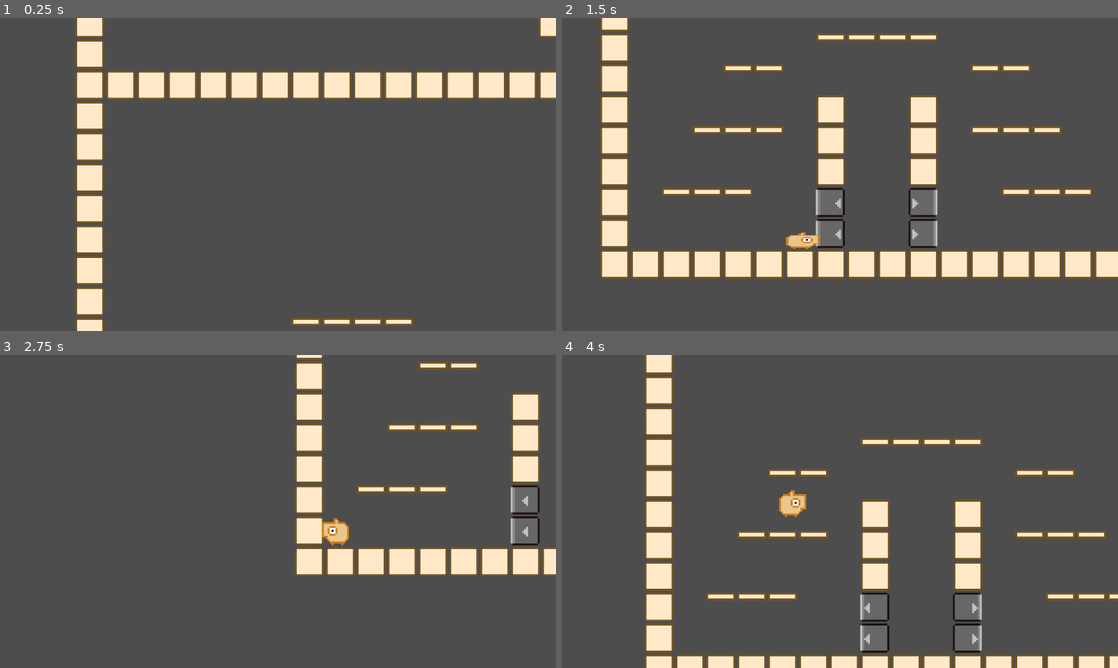
Above: before the commit, frames 1-4 (two rows, left to right).
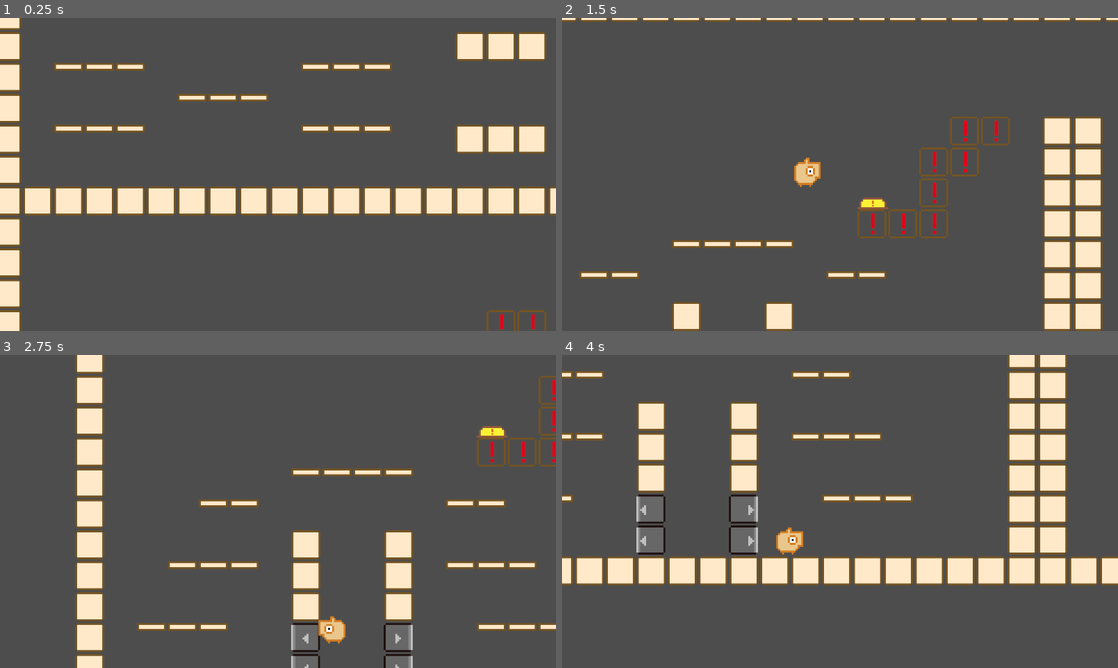
Above: after the commit, the same moments.

Repository: syun77/gd_inovania2
Game: Godot game, scene res://Main.tscn
The game is run twice, just before and just after one commit, with the same random seed, the same clock (stepped at 60 frames per second) and the same inputs.
Inputs (mouse positions are in pixels of both pictures, inside the frame that each line leads up to):
- Up to frame 1 (0.25 s): no input
- Up to frame 2 (1.5 s): move the mouse to (962, 158) at 0.52 s; hold Space (action) 0.53-1.28 s; hold Right (ui_right) from 0.53 s (still down); tap Up (ui_up) at 0.77 s; move the mouse to (728, 190) at 1.27 s; tap Space (action) at 1.35 s
- Up to frame 3 (2.75 s): tap Up (ui_up) at 1.52 s; move the mouse to (333, 442) at 2.02 s; release Right (ui_right) at 2.03 s; hold Left (ui_left) from 2.03 s (still down); hold Space (action) from 2.03 s (still down); tap Shift (special) at 2.1 s
- Up to frame 4 (4 s): move the mouse to (812, 574) at 2.77 s; release Left (ui_left) at 2.78 s; release Space (action) at 2.78 s; hold Right (ui_right) from 2.78 s (still down); tap Space (action) at 2.85 s; tap Up (ui_up) at 3.02, 3.77 s; move the mouse to (1006, 558) at 3.52 s; hold Space (action) from 3.53 s (still down)

The runs differ from the first frame. In frame 1, 28% of the frame differs, in the area x 0-100%, y 0-100%; in frame 2, 28%; in frame 3, 21%; in frame 4, 31%.

Commit message:
びっくりブロックを実装中

Diff:
--- a/gd_inovania2/Main.tscn
+++ b/gd_inovania2/Main.tscn
@@ -15,13 +15,13 @@
 tile_set = ExtResource("1_siuqx")
 format = 2
 layer_0/name = "BackGround"
-layer_0/tile_data = PackedInt32Array(0, 65536, 0, 1, 65536,  …(13403 unchanged characters)… , 1769486, 262144, 0, 1769487, 262144, 0)
+layer_0/tile_data = PackedInt32Array(0, 65536, 0, 1, 65536,  …(13403 unchanged characters)… , 1769486, 262144, 0, 1769487, 262144, 0, 1376269, 0, 4, 1310733, 983040, 0, 1376270, 0, 4, 1376271, 0, 4, 1310735, 0, 4, 1245199, 0, 4, 1245200, 0, 4, 1179664, 0, 4, 1179665, 0, 4, 1835027, 65536, 0, 1769491, 65536, 0, 1703955, 65536, 0, 1638419, 65536, 0, 1572883, 65536, 0, 1507347, 65536, 0, 1441811, 65536, 0, 1376275, 65536, 0, 1310739, 65536, 0, 1310740, 65536, 0, 1376276, 65536, 0, 1441812, 65536, 0, 1507348, 65536, 0, 1572884, 65536, 0, 1638420, 65536, 0, 1703956, 65536, 0, 1769492, 65536, 0, 1835028, 65536, 0, 1179667, 65536, 0, 1245203, 65536, 0, 1179668, 65536, 0, 1245204, 65536, 0)
 
 [node name="MainLayer" type="CanvasLayer" parent="."]
 follow_viewport_enabled = true
 
 [node name="Player" parent="MainLayer" instance=ExtResource("2_cqxvx")]
-position = Vector2(288, 1848)
+position = Vector2(608, 1400)
 
 [node name="ParticleLayer" type="CanvasLayer" parent="."]
 follow_viewport_enabled = true
--- a/gd_inovania2/assets/tiles/tile_set.tres
+++ b/gd_inovania2/assets/tiles/tile_set.tres
@@ -118,240 +118,7 @@
 0:4/0/physics_layer_2/angular_velocity = 0.0
 0:4/0/physics_layer_3/linear_velocity = Vector2(0, 0)
 0:4/0/physics_layer_3/angular_velocity = 0.0
-1:4/0 = 0
-1:4/0/physics_layer_0/linear_velocity = Vector2(0, 0)
-1:4/0/physics_layer_0/angular_velocity = 0.0
-1:4/0/physics_layer_1/linear_velocity = Vector2(0, 0)
-1:4/0/physics_layer_1/angular_velocity = 0.0
-1:4/0/physics_layer_2/linear_velocity = Vector2(0, 0)
-1:4/0/physics_layer_2/angular_velocity = 0.0
-1:4/0/physics_layer_3/linear_velocity = Vector2(0, 0)
-1:4/0/physics_layer_3/angular_velocity = 0.0
-2:4/0 = 0
-2:4/0/physics_layer_0/linear_velocity = Vector2(0, 0)
-2:4/0/physics_layer_0/angular_velocity = 0.0
-2:4/0/physics_layer_1/linear_velocity = Vector2(0, 0)
-2:4/0/physics_layer_1/angular_velocity = 0.0
-2:4/0/physics_layer_2/linear_velocity = Vector2(0, 0)
-2:4/0/physics_layer_2/angular_velocity = 0.0
-2:4/0/physics_layer_3/linear_velocity = Vector2(0, 0)
-2:4/0/physics_layer_3/angular_velocity = 0.0
-3:4/0 = 0
-3:4/0/physics_layer_0/linear_velocity = Vector2(0, 0)
-3:4/0/physics_layer_0/angular_velocity = 0.0
-3:4/0/physics_layer_1/linear_velocity = Vector2(0, 0)
-3:4/0/physics_layer_1/angular_velocity = 0.0
-3:4/0/physics_layer_2/linear_velocity = Vector2(0, 0)
-3:4/0/physics_layer_2/angular_velocity = 0.0
-3:4/0/physics_layer_3/linear_velocity = Vector2(0, 0)
-3:4/0/physics_layer_3/angular_velocity = 0.0
-4:4/0 = 0
-4:4/0/physics_layer_0/linear_velocity = Vector2(0, 0)
-4:4/0/physics_layer_0/angular_velocity = 0.0
-4:4/0/physics_layer_1/linear_velocity = Vector2(0, 0)
-4:4/0/physics_layer_1/angular_velocity = 0.0
-4:4/0/physics_layer_2/linear_velocity = Vector2(0, 0)
-4:4/0/physics_layer_2/angular_velocity = 0.0
-4:4/0/physics_layer_3/linear_velocity = Vector2(0, 0)
-4:4/0/physics_layer_3/angular_velocity = 0.0
-5:4/0 = 0
-5:4/0/physics_layer_0/linear_velocity = Vector2(0, 0)
-5:4/0/physics_layer_0/angular_velocity = 0.0
-5:4/0/physics_layer_1/linear_velocity = Vector2(0, 0)
-5:4/0/physics_layer_1/angular_velocity = 0.0
-5:4/0/physics_layer_2/linear_velocity = Vector2(0, 0)
-5:4/0/physics_layer_2/angular_velocity = 0.0
-5:4/0/physics_layer_3/linear_velocity = Vector2(0, 0)
-5:4/0/physics_layer_3/angular_velocity = 0.0
-6:4/0 = 0
-6:4/0/physics_layer_0/linear_velocity = Vector2(0, 0)
-6:4/0/physics_layer_0/angular_velocity = 0.0
-6:4/0/physics_layer_1/linear_velocity = Vector2(0, 0)
-6:4/0/physics_layer_1/angular_velocity = 0.0
-6:4/0/physics_layer_2/linear_velocity = Vector2(0, 0)
-6:4/0/physics_layer_2/angular_velocity = 0.0
-6:4/0/physics_layer_3/linear_velocity = Vector2(0, 0)
-6:4/0/physics_layer_3/angular_velocity = 0.0
-7:4/0 = 0
-7:4/0/physics_layer_0/linear_velocity = Vector2(0, 0)
-7:4/0/physics_layer_0/angular_velocity = 0.0
-7:4/0/physics_layer_1/linear_velocity = Vector2(0, 0)
-7:4/0/physics_layer_1/angular_velocity = 0.0
-7:4/0/physics_layer_2/linear_velocity = Vector2(0, 0)
-7:4/0/physics_layer_2/angular_velocity = 0.0
-7:4/0/physics_layer_3/linear_velocity = Vector2(0, 0)
-7:4/0/physics_layer_3/angular_velocity = 0.0
-8:4/0 = 0
-8:4/0/physics_layer_0/linear_velocity = Vector2(0, 0)
-8:4/0/physics_layer_0/angular_velocity = 0.0
-8:4/0/physics_layer_1/linear_velocity = Vector2(0, 0)
-8:4/0/physics_layer_1/angular_velocity = 0.0
-8:4/0/physics_layer_2/linear_velocity = Vector2(0, 0)
-8:4/0/physics_layer_2/angular_velocity = 0.0
-8:4/0/physics_layer_3/linear_velocity = Vector2(0, 0)
-8:4/0/physics_layer_3/angular_velocity = 0.0
-9:4/0 = 0
-9:4/0/physics_layer_0/linear_velocity = Vector2(0, 0)
-9:4/0/physics_layer_0/angular_velocity = 0.0
-9:4/0/physics_layer_1/linear_velocity = Vector2(0, 0)
-9:4/0/physics_layer_1/angular_velocity = 0.0
-9:4/0/physics_layer_2/linear_velocity = Vector2(0, 0)
-9:4/0/physics_layer_2/angular_velocity = 0.0
-9:4/0/physics_layer_3/linear_velocity = Vector2(0, 0)
-9:4/0/physics_layer_3/angular_velocity = 0.0
-10:4/0 = 0
-10:4/0/physics_layer_0/linear_velocity = Vector2(0, 0)
-10:4/0/physics_layer_0/angular_velocity = 0.0
-10:4/0/physics_layer_1/linear_velocity = Vector2(0, 0)
-10:4/0/physics_layer_1/angular_velocity = 0.0
-10:4/0/physics_layer_2/linear_velocity = Vector2(0, 0)
-10:4/0/physics_layer_2/angular_velocity = 0.0
-10:4/0/physics_layer_3/linear_velocity = Vector2(0, 0)
-10:4/0/physics_layer_3/angular_velocity = 0.0
-11:4/0 = 0
-11:4/0/physics_layer_0/linear_velocity = Vector2(0, 0)
-11:4/0/physics_layer_0/angular_velocity = 0.0
-11:4/0/physics_layer_1/linear_velocity = Vector2(0, 0)
-11:4/0/physics_layer_1/angular_velocity = 0.0
-11:4/0/physics_layer_2/linear_velocity = Vector2(0, 0)
-11:4/0/physics_layer_2/angular_velocity = 0.0
-11:4/0/physics_layer_3/linear_velocity = Vector2(0, 0)
-11:4/0/physics_layer_3/angular_velocity = 0.0
-12:4/0 = 0
-12:4/0/physics_layer_0/linear_velocity = Vector2(0, 0)
-12:4/0/physics_layer_0/angular_velocity = 0.0
-12:4/0/physics_layer_1/linear_velocity = Vector2(0, 0)
-12:4/0/physics_layer_1/angular_velocity = 0.0
-12:4/0/physics_layer_2/linear_velocity = Vector2(0, 0)
-12:4/0/physics_layer_2/angular_velocity = 0.0
-12:4/0/physics_layer_3/linear_velocity = Vector2(0, 0)
-12:4/0/physics_layer_3/angular_velocity = 0.0
-13:4/0 = 0
-13:4/0/physics_layer_0/linear_velocity = Vector2(0, 0)
-13:4/0/physics_layer_0/angular_velocity = 0.0
-13:4/0/physics_layer_1/linear_velocity = Vector2(0, 0)
-13:4/0/physics_layer_1/angular_velocity = 0.0
-13:4/0/physics_layer_2/linear_velocity = Vector2(0, 0)
-13:4/0/physics_layer_2/angular_velocity = 0.0
-13:4/0/physics_layer_3/linear_velocity = Vector2(0, 0)
-13:4/0/physics_layer_3/angular_velocity = 0.0
-14:4/0 = 0
-14:4/0/physics_layer_0/linear_velocity = Vector2(0, 0)
-14:4/0/physics_layer_0/angular_velocity = 0.0
-14:4/0/physics_layer_1/linear_velocity = Vector2(0, 0)
-14:4/0/physics_layer_1/angular_velocity = 0.0
-14:4/0/physics_layer_2/linear_velocity = Vector2(0, 0)
-14:4/0/physics_layer_2/angular_velocity = 0.0
-14:4/0/physics_layer_3/linear_velocity = Vector2(0, 0)
-14:4/0/physics_layer_3/angular_velocity = 0.0
-15:4/0 = 0
-15:4/0/physics_layer_0/linear_velocity = Vector2(0, 0)
-15:4/0/physics_layer_0/angular_velocity = 0.0
-15:4/0/physics_layer_1/linear_velocity = Vector2(0, 0)
-15:4/0/physics_layer_1/angular_velocity = 0.0
-15:4/0/physics_layer_2/linear_velocity = Vector2(0, 0)
-15:4/0/physics_layer_2/angular_velocity = 0.0
-15:4/0/physics_layer_3/linear_velocity = Vector2(0, 0)
-15:4/0/physics_layer_3/angular_velocity = 0.0
-0:5/0 = 0
-0:5/0/physics_layer_0/linear_velocity = Vector2(0, 0)
-0:5/0/physics_layer_0/angular_velocity = 0.0
-0:5/0/physics_layer_1/linear_velocity = Vector2(0, 0)
-0:5/0/physics_layer_1/angular_velocity = 0.0
-0:5/0/physics_layer_2/linear_velocity = Vector2(0, 0)
-0:5/0/physics_layer_2/angular_velocity = 0.0
-0:5/0/physics_layer_3/linear_velocity = Vector2(0, 0)
-0:5/0/physics_layer_3/angular_velocity = 0.0
-1:5/0 = 0
-1:5/0/physics_layer_0/linear_velocity = Vector2(0, 0)
-1:5/0/physics_layer_0/angular_velocity = 0.0
-1:5/0/physics_layer_1/linear_velocity = Vector2(0, 0)
-1:5/0/physics_layer_1/angular_velocity = 0.0
-1:5/0/physics_layer_2/linear_velocity = Vector2(0, 0)
-1:5/0/physics_layer_2/angular_velocity = 0.0
-1:5/0/physics_layer_3/linear_velocity = Vector2(0, 0)
-1:5/0/physics_layer_3/angular_velocity = 0.0
-2:5/0 = 0
-2:5/0/physics_layer_0/linear_velocity = Vector2(0, 0)
-2:5/0/physics_layer_0/angular_velocity = 0.0
-2:5/0/physics_layer_1/linear_velocity = Vector2(0, 0)
-2:5/0/physics_layer_1/angular_velocity = 0.0
-2:5/0/physics_layer_2/linear_velocity = Vector2(0, 0)
-2:5/0/physics_layer_2/angular_velocity = 0.0
-2:5/0/physics_layer_3/linear_velocity = Vector2(0, 0)
-2:5/0/physics_layer_3/angular_velocity = 0.0
-3:5/0 = 0
-3:5/0/physics_layer_0/linear_velocity = Vector2(0, 0)
-3:5/0/physics_layer_0/angular_velocity = 0.0
-3:5/0/physics_layer_1/linear_velocity = Vector2(0, 0)
-3:5/0/physics_layer_1/angular_velocity = 0.0
-3:5/0/physics_layer_2/linear_velocity = Vector2(0, 0)
-3:5/0/physics_layer_2/angular_velocity = 0.0
-3:5/0/physics_layer_3/linear_velocity = Vector2(0, 0)
-3:5/0/physics_layer_3/angular_velocity = 0.0
-4:5/0 = 0
-4:5/0/physics_layer_0/linear_velocity = Vector2(0, 0)
-4:5/0/physics_layer_0/angular_velocity = 0.0
-4:5/0/physics_layer_1/linear_velocity = Vector2(0, 0)
-4:5/0/physics_layer_1/angular_velocity = 0.0
-4:5/0/physics_layer_2/linear_velocity = Vector2(0, 0)
-4:5/0/physics_layer_2/angular_velocity = 0.0
-4:5/0/physics_layer_3/linear_velocity = Vector2(0, 0)
-4:5/0/physics_layer_3/angular_velocity = 0.0
-5:5/0 = 0
-5:5/0/physics_layer_0/linear_velocity = Vector2(0, 0)
-5:5/0/physics_layer_0/angular_velocity = 0.0
-5:5/0/physics_layer_1/linear_velocity = Vector2(0, 0)
-5:5/0/physics_layer_1/angular_velocity = 0.0
-5:5/0/physics_layer_2/linear_velocity = Vector2(0, 0)
-5:5/0/physics_layer_2/angular_velocity = 0.0
-5:5/0/physics_layer_3/linear_velocity = Vector2(0, 0)
-5:5/0/physics_layer_3/angular_velocity = 0.0
-6:5/0 = 0
-6:5/0/physics_layer_0/linear_velocity = Vector2(0, 0)
-6:5/0/physics_layer_0/angular_velocity = 0.0
-6:5/0/physics_layer_1/linear_velocity = Vector2(0, 0)
-6:5/0/physics_layer_1/angular_velocity = 0.0
-6:5/0/physics_layer_2/linear_velocity = Vector2(0, 0)
-6:5/0/physics_layer_2/angular_velocity = 0.0
-6:5/0/physics_layer_3/linear_velocity = Vector2(0, 0)
-6:5/0/physics_layer_3/angular_velocity = 0.0
-0:6/0 = 0
-0:6/0/physics_layer_0/linear_velocity = Vector2(0, 0)
-0:6/0/physics_layer_0/angular_velocity = 0.0
-0:6/0/physics_layer_1/linear_velocity = Vector2(0, 0)
-0:6/0/physics_layer_1/angular_velocity = 0.0
-0:6/0/physics_layer_2/linear_velocity = Vector2(0, 0)
-0:6/0/physics_layer_2/angular_velocity = 0.0
-0:6/0/physics_layer_3/linear_velocity = Vector2(0, 0)
-0:6/0/physics_layer_3/angular_velocity = 0.0
-1:6/0 = 0
-1:6/0/physics_layer_0/linear_velocity = Vector2(0, 0)
-1:6/0/physics_layer_0/angular_velocity = 0.0
-1:6/0/physics_layer_1/linear_velocity = Vector2(0, 0)
-1:6/0/physics_layer_1/angular_velocity = 0.0
-1:6/0/physics_layer_2/linear_velocity = Vector2(0, 0)
-1:6/0/physics_layer_2/angular_velocity = 0.0
-1:6/0/physics_layer_3/linear_velocity = Vector2(0, 0)
-1:6/0/physics_layer_3/angular_velocity = 0.0
-2:6/0 = 0
-2:6/0/physics_layer_0/linear_velocity = Vector2(0, 0)
-2:6/0/physics_layer_0/angular_velocity = 0.0
-2:6/0/physics_layer_1/linear_velocity = Vector2(0, 0)
-2:6/0/physics_layer_1/angular_velocity = 0.0
-2:6/0/physics_layer_2/linear_velocity = Vector2(0, 0)
-2:6/0/physics_layer_2/angular_velocity = 0.0
-2:6/0/physics_layer_3/linear_velocity = Vector2(0, 0)
-2:6/0/physics_layer_3/angular_velocity = 0.0
-3:6/0 = 0
-3:6/0/physics_layer_0/linear_velocity = Vector2(0, 0)
-3:6/0/physics_layer_0/angular_velocity = 0.0
-3:6/0/physics_layer_1/linear_velocity = Vector2(0, 0)
-3:6/0/physics_layer_1/angular_velocity = 0.0
-3:6/0/physics_layer_2/linear_velocity = Vector2(0, 0)
-3:6/0/physics_layer_2/angular_velocity = 0.0
-3:6/0/physics_layer_3/linear_velocity = Vector2(0, 0)
-3:6/0/physics_layer_3/angular_velocity = 0.0
+0:4/0/custom_data_0 = 12
 10:0/0 = 0
 10:0/0/physics_layer_0/linear_velocity = Vector2(0, 0)
 10:0/0/physics_layer_0/angular_velocity = 0.0
@@ -418,6 +185,16 @@
 14:0/0/physics_layer_3/linear_velocity = Vector2(0, 0)
 14:0/0/physics_layer_3/angular_velocity = 0.0
 14:0/0/custom_data_0 = 10
+15:0/0 = 0
+15:0/0/physics_layer_0/linear_velocity = Vector2(0, 0)
+15:0/0/physics_layer_0/angular_velocity = 0.0
+15:0/0/physics_layer_1/linear_velocity = Vector2(0, 0)
+15:0/0/physics_layer_1/angular_velocity = 0.0
+15:0/0/physics_layer_2/linear_velocity = Vector2(0, 0)
+15:0/0/physics_layer_2/angular_velocity = 0.0
+15:0/0/physics_layer_3/linear_velocity = Vector2(0, 0)
+15:0/0/physics_layer_3/angular_velocity = 0.0
+15:0/0/custom_data_0 = 11
 
 [resource]
 tile_size = Vector2i(64, 64)
@@ -427,4 +204,6 @@
 physics_layer_3/collision_layer = 64
 custom_data_layer_0/name = "type"
 custom_data_layer_0/type = 2
+custom_data_layer_1/name = "param"
+custom_data_layer_1/type = 2
 sources/0 = SubResource("TileSetAtlasSource_avtko")
Binary file changed: gd_inovania2/assets/tiles/tile.png
